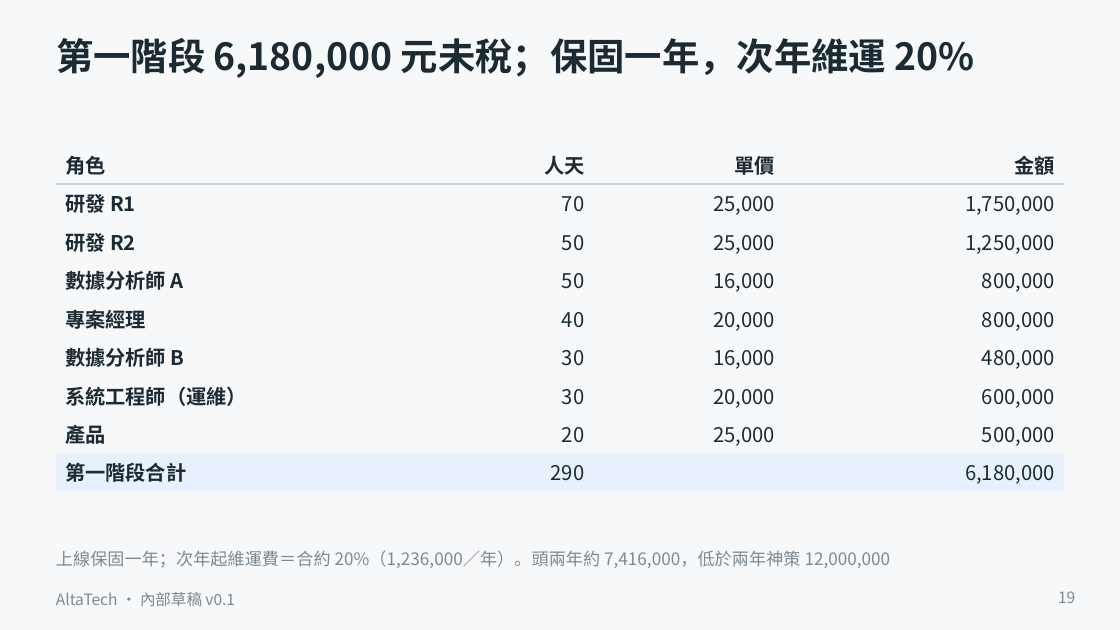
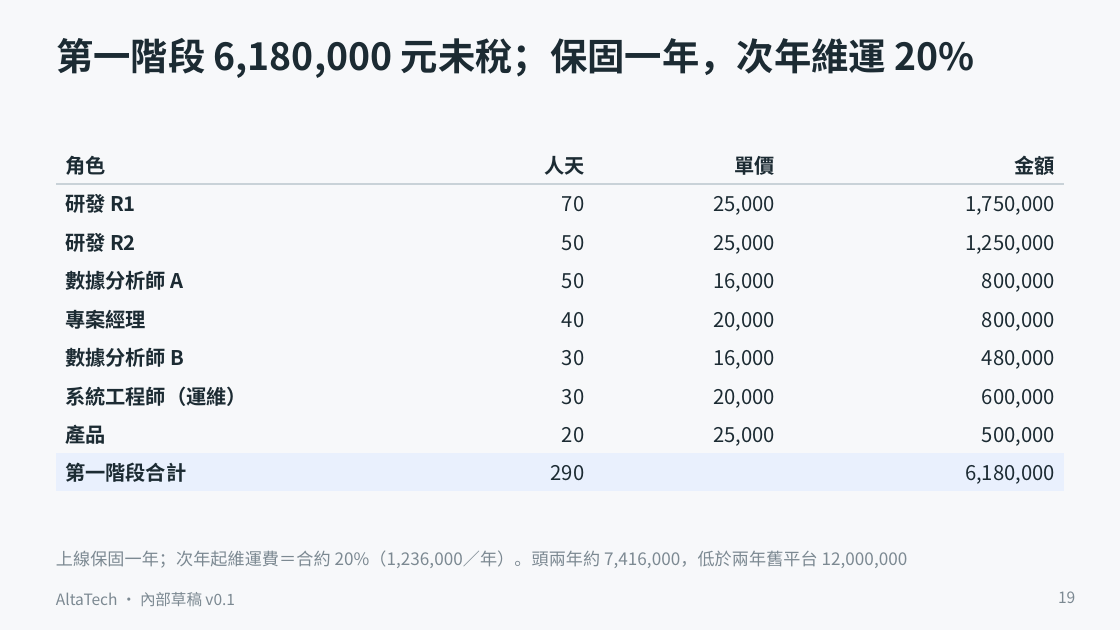
Before and after one commit to ALTA-TECH2025/altatech-dmp, a slide deck: slide 19 of docs/decks/sinopac-dmp-proposal-v0.1.pptx. Drawn at 1120x630 pixels with LibreOffice and Linux fonts; fonts in the diff are those of the drawing. Boxes give left, top, right and bottom in pixels: in the first picture for what was removed or moved away, otherwise in the second. Text is boxed around its words. In the diff, an @@ line names an element or a change of style, - is before the commit and + after.

Commit message:
文件：全部文件改用中性用語（舊平台、V 平台），六份文件改名
docs/01、05、22、28、29、37 檔名與內文、其餘文件、README／AGENTS／CLAUDE、架構圖 SVG 與提案簡報建置腳本：
客戶既有行為分析平台一律稱「舊平台」，比較對象稱「V 平台」（V-CDP／V-埋點分析／V-AB 測試），原廠文件連結改為「舊平台原廠文件」；
提案簡報 pptx 重新建置。

```diff
--- a/docs/decks/sinopac-dmp-proposal-v0.1.pptx
+++ b/docs/decks/sinopac-dmp-proposal-v0.1.pptx
@@ text at (56,550,908,568): text changed @@
-上線保固一年；次年起維運費＝合約 20%（1,236,000／年）。頭兩年約 7,416,000，低於兩年神策 12,000,000
+上線保固一年；次年起維運費＝合約 20%（1,236,000／年）。頭兩年約 7,416,000，低於兩年舊平台 12,000,000
```
Also in this commit, not shown: 11 other slides changed, 40 other files.
